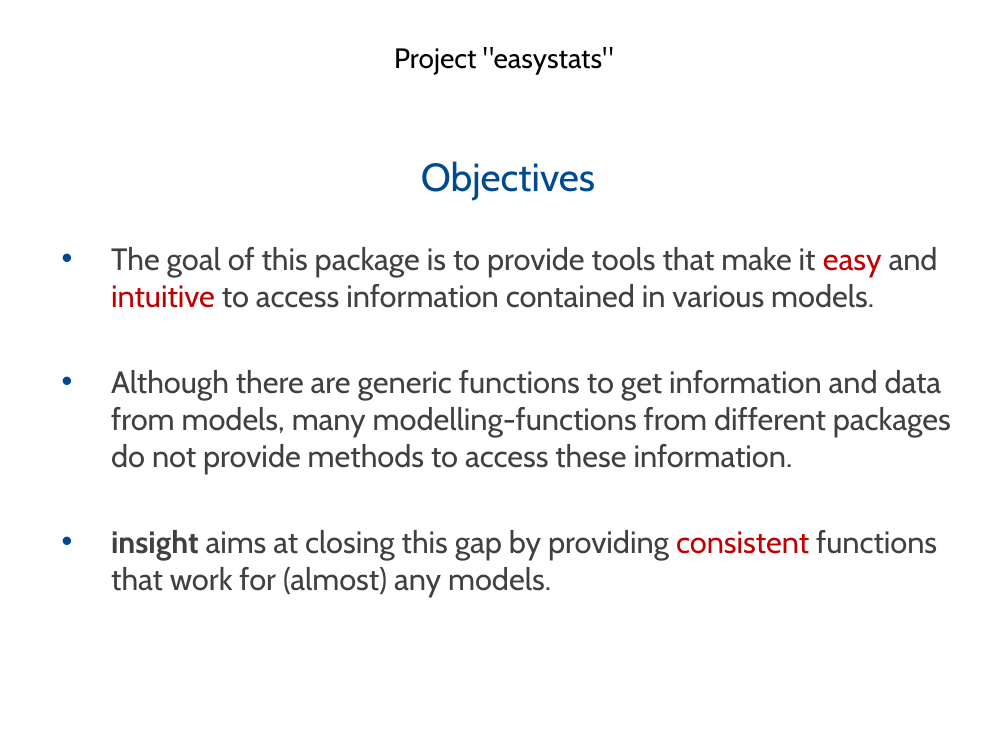
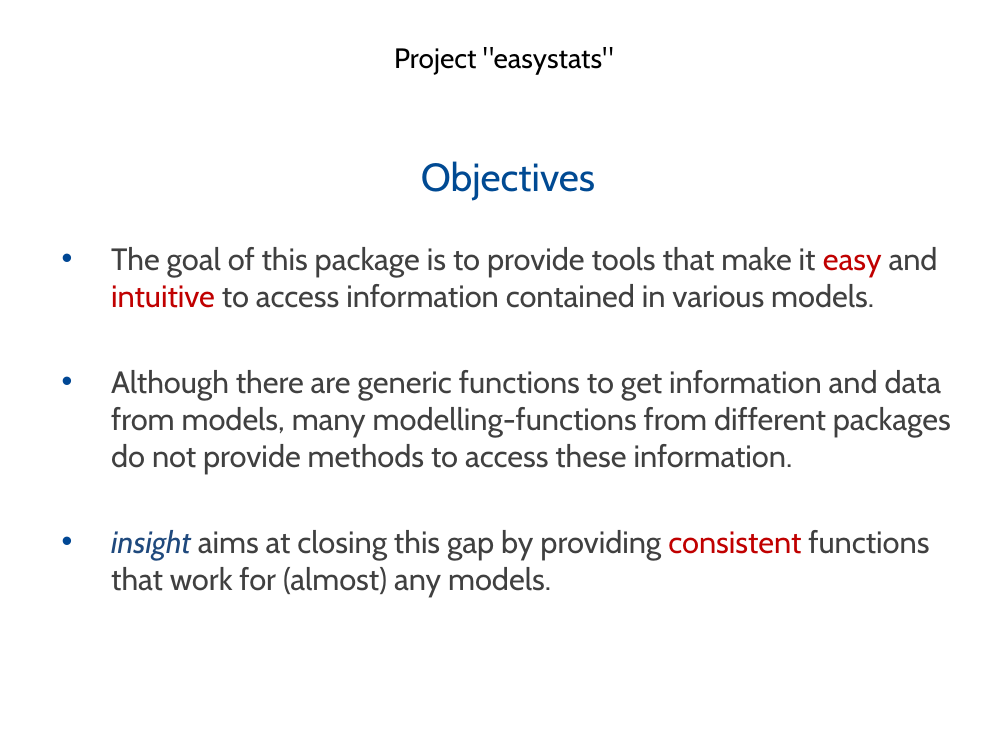
Before and after one commit to easystats/easystats, a slide deck: slide 18 of presentations/2019-02_Hamburg_RUG/1902 Hamburg RUG easystats.pptx (slide 17 before the commit). Drawn at 1008x756 pixels with LibreOffice and Linux fonts; fonts in the diff are those of the drawing; background and template pictures are left out. Boxes give left, top, right and bottom in pixels: in the first picture for what was removed or moved away, otherwise in the second. Text is boxed around its words. In the diff, an @@ line names an element or a change of style, - is before the commit and + after.

```diff
--- a/presentations/2019-02_Hamburg_RUG/1902 Hamburg RUG easystats.pptx
+++ b/presentations/2019-02_Hamburg_RUG/1902 Hamburg RUG easystats.pptx
@@ text at bbox=[111, 530, 929, 597]: text colour #404040 to #1F497D, bold off, italic on in "insight" @@
```
Also in this commit, not shown: 2 other slides changed, 1 slide added, 1 other file.
